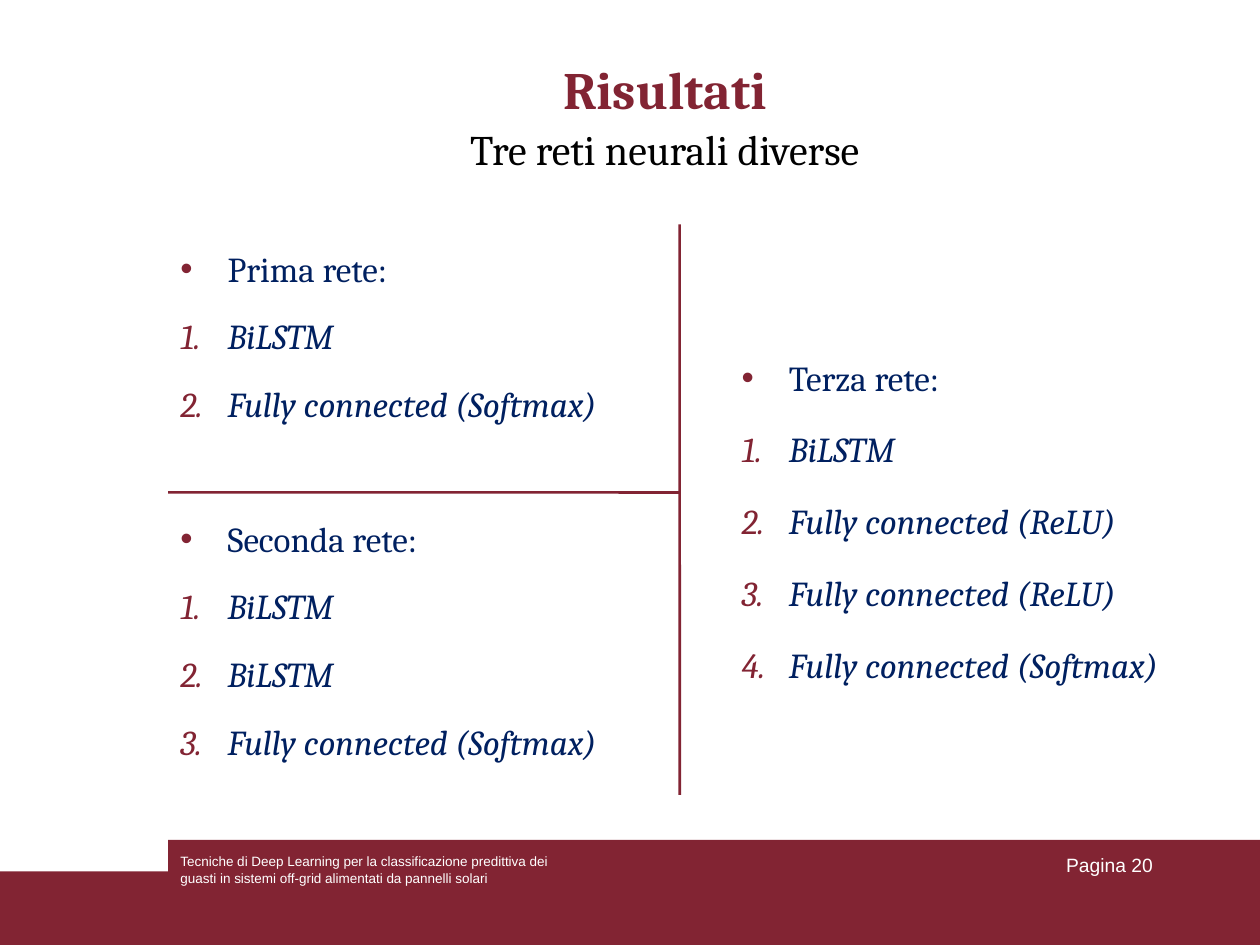
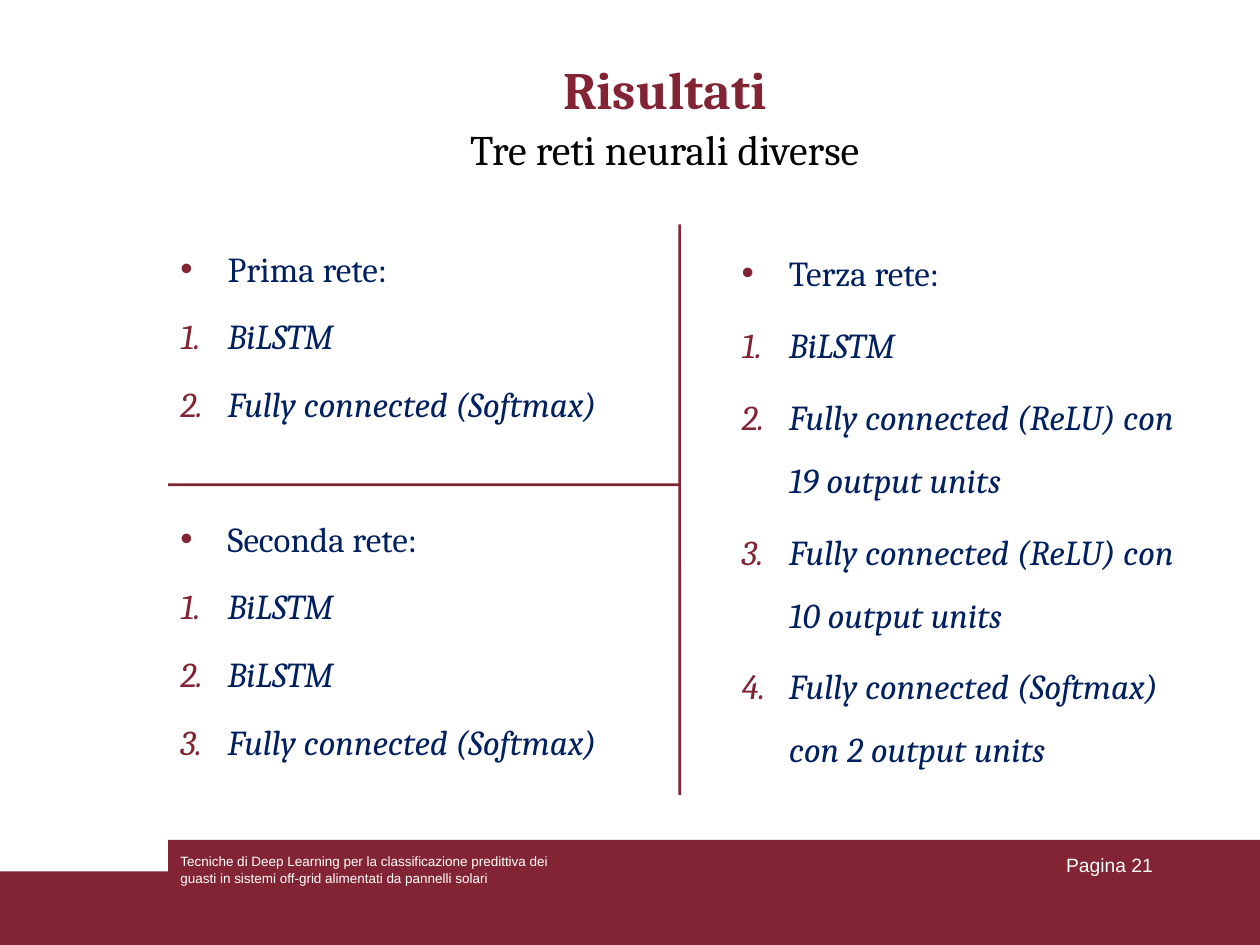
Before and after one commit to lorenzoooooo/DL-for-Predictive-Fault-Classification-in-Off-Grid-Systems, a slide deck: slide 21 of Presentazione_tesi.ppt (slide 20 before the commit). Drawn at 1260x945 pixels with LibreOffice and Linux fonts; fonts in the diff are those of the drawing. Boxes give left, top, right and bottom in pixels: in the first picture for what was removed or moved away, otherwise in the second. Text is boxed around its words. In the diff, an @@ line names an element or a change of style, - is before the commit and + after.

```diff
--- a/Presentazione_tesi.ppt
+++ b/Presentazione_tesi.ppt
@@ text "Terza rete:": place and size @@
-text "Terza rete:" at [789,367,1158,686]
+text "Terza rete:" at [789,262,1173,770]
@@ text at [789,405,1173,770]: text changed @@
-2. Fully connected (ReLU)
-3. Fully connected (ReLU)
-4. Fully connected (Softmax)
+2. Fully connected (ReLU) con 19 output units
+3. Fully connected (ReLU) con 10 output units
+4. Fully connected (Softmax) con 2 output units
@@ line moved from (168, 493) - (679, 493) to (168, 485) - (679, 485) @@
@@ page number at [1066,858,1152,876]: text changed @@
-Pagina 20
+Pagina 21
```
Also in this commit, not shown: 17 other slides changed, 1 slide added.
